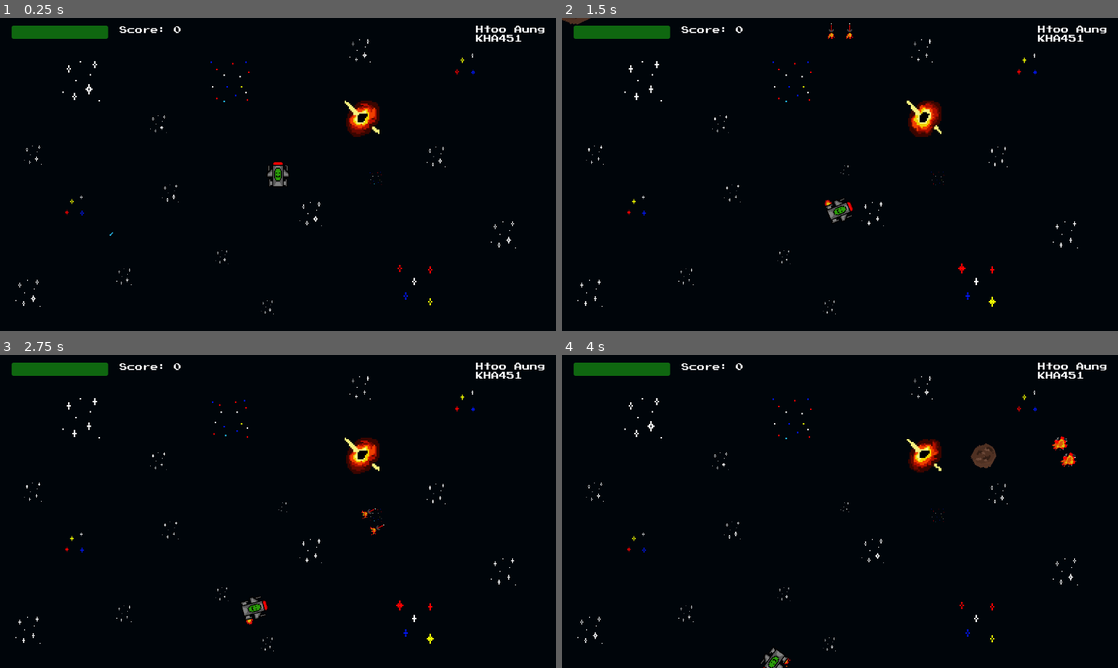
Above: before the commit, frames 1-4 (two rows, left to right).
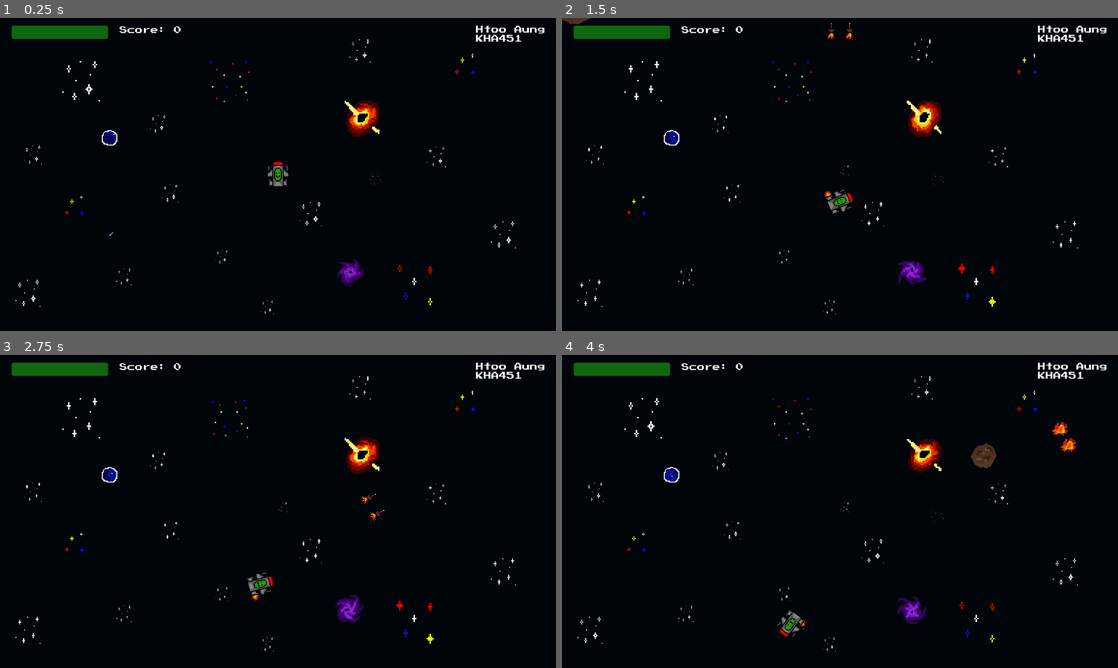
Above: after the commit, the same moments.

Repository: htoo-aung/Asteroids
Game: Godot game, scene res://scenes/main.tscn
Two runs of this game, one before a commit and one after it. Both use one fixed random seed, a clock stepped at 60 frames per second and the inputs below.
Inputs:
- Up to frame 1 (0.25 s): no input
- Up to frame 2 (1.5 s): hold D (rotate_right) 0.53-1.28 s; hold Space (shoot) 0.53-1.28 s; hold A (rotate_left) from 1.28 s (still down); tap Space (shoot) at 1.35 s
- Up to frame 3 (2.75 s): release A (rotate_left) at 2.03 s; hold D (rotate_right) from 2.03 s (still down); hold Space (shoot) from 2.03 s (still down)
- Up to frame 4 (4 s): release Space (shoot) at 2.78 s; tap Space (shoot) at 2.85 s; release D (rotate_right) at 3.53 s; hold A (rotate_left) from 3.53 s (still down); hold Space (shoot) from 3.53 s (still down)

The runs differ from the first frame. In frame 1, 0.4% of the frame differs, in the area x 18-81%, y 34-86%; in frame 2, 0.7%; in frame 3, 0.9%; in frame 4, 1.1%, in the area x 18-93%, y 21-100%.

Commit message:
added game over screen, retry option when dead

Diff:
--- a/scenes/main.tscn
+++ b/scenes/main.tscn
@@ -24,6 +24,10 @@
 corner_radius_bottom_right = 4
 corner_radius_bottom_left = 4
 
+[sub_resource type="StyleBoxEmpty" id="StyleBoxEmpty_neicu"]
+
+[sub_resource type="StyleBoxEmpty" id="StyleBoxEmpty_yhjjt"]
+
 [sub_resource type="AtlasTexture" id="AtlasTexture_n8pud"]
 atlas = ExtResource("3_psbwy")
 region = Rect2(64, 32, 32, 32)
@@ -245,6 +249,99 @@
 "loop": true,
 "name": &"default",
 "speed": 5.0
+}]
+
+[sub_resource type="AtlasTexture" id="AtlasTexture_kj1an"]
+atlas = ExtResource("3_psbwy")
+region = Rect2(96, 0, 32, 32)
+
+[sub_resource type="AtlasTexture" id="AtlasTexture_jmsmr"]
+atlas = ExtResource("3_psbwy")
+region = Rect2(128, 0, 32, 32)
+
+[sub_resource type="AtlasTexture" id="AtlasTexture_hwg45"]
+atlas = ExtResource("3_psbwy")
+region = Rect2(160, 0, 32, 32)
+
+[sub_resource type="AtlasTexture" id="AtlasTexture_errpc"]
+atlas = ExtResource("3_psbwy")
+region = Rect2(192, 0, 32, 32)
+
+[sub_resource type="AtlasTexture" id="AtlasTexture_ivksd"]
+atlas = ExtResource("3_psbwy")
+region = Rect2(224, 0, 32, 32)
+
+[sub_resource type="AtlasTexture" id="AtlasTexture_y0u2w"]
+atlas = ExtResource("3_psbwy")
+region = Rect2(96, 32, 32, 32)
+
+[sub_resource type="AtlasTexture" id="AtlasTexture_u0r1v"]
+atlas = ExtResource("3_psbwy")
+region = Rect2(128, 32, 32, 32)
+
+[sub_resource type="SpriteFrames" id="SpriteFrames_2efnh"]
+animations = [{
+"frames": [{
+"duration": 1.0,
+"texture": SubResource("AtlasTexture_kj1an")
+}, {
+"duration": 1.0,
+"texture": SubResource("AtlasTexture_jmsmr")
+}, {
+"duration": 1.0,
+"texture": SubResource("AtlasTexture_hwg45")
+}, {
+"duration": 1.0,
+"texture": SubResource("AtlasTexture_errpc")
+}, {
+"duration": 1.0,
+"texture": SubResource("AtlasTexture_ivksd")
+}, {
+"duration": 1.0,
+"texture": SubResource("AtlasTexture_y0u2w")
+}, {
+"duration": 1.0,
+"texture": SubResource("AtlasTexture_u0r1v")
+}],
+"loop": true,
+"name": &"default",
+"speed": 5.0
+}]
+
+[sub_resource type="AtlasTexture" id="AtlasTexture_vbs7j"]
+atlas = ExtResource("3_psbwy")
+region = Rect2(160, 32, 32, 32)
+
+[sub_resource type="AtlasTexture" id="AtlasTexture_v0m37"]
+atlas = ExtResource("3_psbwy")
+region = Rect2(192, 32, 32, 32)
+
+[sub_resource type="AtlasTexture" id="AtlasTexture_4q6fx"]
+atlas = ExtResource("3_psbwy")
+region = Rect2(224, 32, 32, 32)
+
+[sub_resource type="AtlasTexture" id="AtlasTexture_rxgvb"]
+atlas = ExtResource("3_psbwy")
+region = Rect2(96, 64, 32, 32)
+
+[sub_resource type="SpriteFrames" id="SpriteFrames_yaxvk"]
+animations = [{
+"frames": [{
+"duration": 1.0,
+"texture": SubResource("AtlasTexture_vbs7j")
+}, {
+"duration": 1.0,
+"texture": SubResource("AtlasTexture_v0m37")
+}, {
+"duration": 1.0,
+"texture": SubResource("AtlasTexture_4q6fx")
+}, {
+"duration": 1.0,
+"texture": SubResource("AtlasTexture_rxgvb")
+}],
+"loop": true,
+"name": &"default",
+"speed": 1.0
 }]
 
 [sub_resource type="Curve2D" id="Curve2D_vo2vv"]
@@ -286,7 +383,7 @@
 value = 100.0
 show_percentage = false
 
-[node name="Score" type="Label" parent="."]
+[node name="ScoreLabel" type="Label" parent="."]
 z_index = 1
 offset_left = -328.0
 offset_top = -307.0
@@ -295,6 +392,48 @@
 theme_override_fonts/font = ExtResource("6_bakdp")
 text = "Score: 0"
 
+[node name="GameOverLabel" type="Label" parent="."]
+visible = false
+z_index = 1
+anchors_preset = 8
+anchor_left = 0.5
+anchor_top = 0.5
+anchor_right = 0.5
+anchor_bottom = 0.5
+offset_left = -202.0
+offset_top = -37.0
+offset_right = 203.0
+offset_bottom = 13.0
+grow_horizontal = 2
+grow_vertical = 2
+theme_override_fonts/font = ExtResource("6_bakdp")
+theme_override_font_sizes/font_size = 45
+text = "GAME OVER"
+
+[node name="RetryButton" type="Button" parent="GameOverLabel"]
+visible = false
+z_index = 1
+layout_mode = 1
+anchors_preset = 7
+anchor_left = 0.5
+anchor_top = 1.0
+anchor_right = 0.5
+anchor_bottom = 1.0
+offset_left = -153.5
+offset_top = 11.0
+offset_right = 154.5
+offset_bottom = 69.0
+grow_horizontal = 2
+grow_vertical = 0
+theme_override_fonts/font = ExtResource("6_bakdp")
+theme_override_font_sizes/font_size = 20
+theme_override_styles/focus = SubResource("StyleBoxEmpty_neicu")
+theme_override_styles/disabled = SubResource("StyleBoxEmpty_neicu")
+theme_override_styles/hover = SubResource("StyleBoxEmpty_yhjjt")
+theme_override_styles/pressed = SubResource("StyleBoxEmpty_neicu")
+theme_override_styles/normal = SubResource("StyleBoxEmpty_neicu")
+text = "RETRY?"
+
 [node name="NameNSID" type="Label" parent="."]
 z_index = -1
 offset_left = 410.0
@@ -459,6 +598,21 @@
 sprite_frames = SubResource("SpriteFrames_sim25")
 autoplay = "default"
 
+[node name="BluePlanet" type="AnimatedSprite2D" parent="Background"]
+z_index = -1
+position = Vector2(-349, -74)
+scale = Vector2(2, 2)
+sprite_frames = SubResource("SpriteFrames_2efnh")
+autoplay = "default"
+frame_progress = 0.474765
+
+[node name="PurpleVortex" type="AnimatedSprite2D" parent="Background"]
+z_index = -1
+position = Vector2(149, 203)
+scale = Vector2(2, 2)
+sprite_frames = SubResource("SpriteFrames_yaxvk")
+autoplay = "default"
+
 [node name="AsteroidTimer" type="Timer" parent="."]
 
 [node name="AsteroidPath" type="Path2D" parent="."]
@@ -468,4 +622,5 @@
 position = Vector2(-612, -363)
 rotation = -0.00488994
 
+[connection signal="pressed" from="GameOverLabel/RetryButton" to="HUDManager" method="_on_retry_button_pressed"]
 [connection signal="timeout" from="AsteroidTimer" to="." method="_on_mob_timer_timeout"]
--- a/scripts/game_manager.gd
+++ b/scripts/game_manager.gd
@@ -1,6 +1,6 @@
 extends Node
 
-@onready var scoreLabel: Label = $"../Score"
+@onready var scoreLabel: Label = $"../ScoreLabel"
 
 var score = 0
 
--- a/scripts/hud_manager.gd
+++ b/scripts/hud_manager.gd
@@ -2,6 +2,8 @@
 
 @onready var progress_bar: ProgressBar = $"../ProgressBar"
 @onready var player: RigidBody2D = $"../Player"
+@onready var game_over_label: Label = $"../GameOverLabel"
+@onready var retry_button: Button = $"../GameOverLabel/RetryButton"
 
 # Called when the node enters the scene tree for the first time.
 func _ready() -> void:
@@ -11,6 +13,17 @@
 # Called every frame. 'delta' is the elapsed time since the previous frame.
 func _process(delta: float) -> void:
 	update_health(player.get_health())
+	game_over()
 
 func update_health(player_health: float):
 	progress_bar.value = player_health
+
+func game_over():
+	if (player.get_health() <= 0):
+		game_over_label.visible = true
+		retry_button.visible = true
+		retry_button.disabled = false
+
+
+func _on_retry_button_pressed() -> void:
+	get_tree().reload_current_scene()
--- a/scripts/player.gd
+++ b/scripts/player.gd
@@ -7,7 +7,7 @@
 
 var health := 100.0
 var rotate_speed := 2000.0
-var recoil_force := 80.0
+var recoil_force := 60.0
 var can_shoot = true
 var is_warp = false
 var is_damaged = false
Binary file changed: assets/sprites/stars.aseprite
Binary file changed: assets/sprites/stars.png
Not shown: 1 places in scenes/main.tscn that only renumber resources
